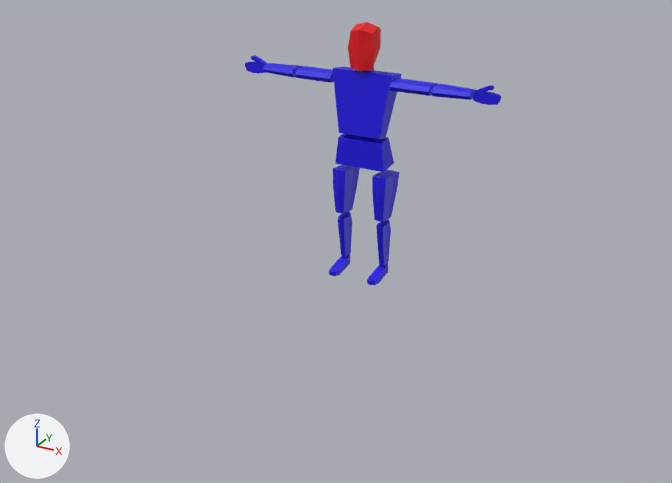
The Blender file BlockMan_section1.blend: old version first, new version second.
Camera for both pictures: a 50 mm camera at (14.8, -29.0, 8.8) aimed at (-0.3, -1.6, -4.9). The lights are fixed; the arrows at lower left show +X, +Y and +Z.

Script lines for the objects in view, before the commit:
```python
ob_cube_001 = bpy.data.objects.new('Cube.001', me_cube_002)
ob_cube_001.location = (0.0, 0.0, -1.81)
ob_cube_001.rotation_euler = (0.122, 0.0, 0.0)  # degrees (7, 0, 0)
ob_cube_001.scale = (1.0, 0.422, 0.517)
ob_cube_002 = bpy.data.objects.new('Cube.002', me_cube_003)
ob_cube_002.location = (0.82, 0.1, -3.49)
ob_cube_002.rotation_euler = (-0.11, 0.0, 0.0)  # degrees (-6.3, 0, 0)
ob_cube_002.scale = (0.197, 0.422, 0.85)
ob_cube_003 = bpy.data.objects.new('Cube.003', me_cube_004)
ob_cube_003.location = (0.82, 0.1, -5.39)
ob_cube_003.rotation_euler = (0.0896, 0.0, 0.0)  # degrees (5.1, 0, 0)
ob_cube_003.scale = (0.142, 0.304, 0.85)
ob_cube_004 = bpy.data.objects.new('Cube.004', me_cube_012)
ob_cube_004.location = (3.41, -0.01, 0.79)
ob_cube_004.rotation_euler = (0.0, 1.571, 0.0)  # degrees (0, 90, 0)
ob_cube_004.scale = (0.194, 0.416, 0.661)
ob_cube_005 = bpy.data.objects.new('Cube.005', me_cube_006)
ob_cube_005.location = (0.82, -0.12, -6.52)
ob_cube_005.scale = (0.0963, 0.569, -0.153)
ob_cube_006 = bpy.data.objects.new('Cube.006', me_cube_007)
ob_cube_006.location = (1.91, -0.01, 0.79)
ob_cube_006.rotation_euler = (0.0, 1.571, 0.0)  # degrees (0, 90, 0)
ob_cube_006.scale = (0.194, 0.416, 0.726)
ob_cube_008 = bpy.data.objects.new('Cube.008', me_cube_009)
ob_cube_008.location = (4.48, -0.01, 0.73)
ob_cube_008.rotation_euler = (0.0, 1.571, 0.0)  # degrees (0, 90, 0)
ob_cube_008.scale = (0.194, 0.0908, 0.351)
ob_cube_009 = bpy.data.objects.new('Cube.009', me_cube_010)
ob_cube_009.location = (0.0, 0.0, 1.97)
ob_cube_009.rotation_euler = (0.0, 0.0, 3.142)  # degrees (0, 0, 180)
ob_cube_009.scale = (0.423, 0.49, 0.728)
ob_torso = bpy.data.objects.new('Torso', me_cube_001)
ob_torso.location = (0.0, 0.0, -0.05)
ob_torso.rotation_euler = (-0.139, 0.0, 0.0)  # degrees (-8, 0, 0)
ob_torso.scale = (1.0, 0.423, 1.15)
```
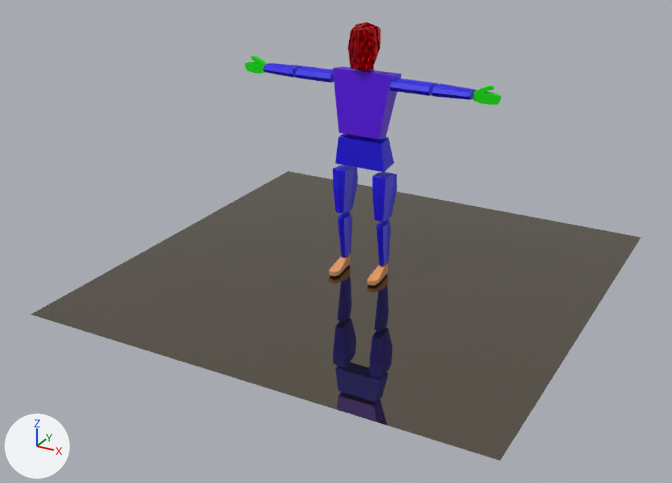
Changed parts and their boxes [x1, y1, x2, y2] in the pictures (672 x 483 px):
'Plane', added
    after: [31, 171, 641, 460]
'Torso', recoloured (blue to purple)
    both: [333, 67, 402, 139]
'Cube.002', recoloured
    both: [333, 167, 399, 222]
'Cube.009', surface changed
    both: [348, 22, 381, 71]
'Cube.003', recoloured
    both: [338, 212, 391, 266]
'Cube.008', recoloured (blue to green)
    both: [245, 55, 502, 105]
'Cube.005', recoloured (blue to orange)
    both: [329, 254, 388, 285]

The change, as a diff of the scene's bpy script:
```diff
--- a/BlockMan_section1.blend.py
+++ b/BlockMan_section1.blend.py
@@ mat_red @@
 mat_red = bpy.data.materials.new('Red')
-# nodes: BsdfPrincipled, OutputMaterial
+# nodes: BsdfPrincipled, Bump, OutputMaterial, TexNoise
 # colours: red #e70511
@@ mat_green @@
+mat_green = principled_material('green')
+mat_green.base_color = (0.00231, 0.8, 0.0)  # green #08e700
@@ mat_orange @@
+mat_orange = principled_material('orange')
+mat_orange.base_color = (0.801, 0.341, 0.119)  # orange #e79e61
@@ mat_purple @@
+mat_purple = principled_material('purple')
+mat_purple.base_color = (0.104, 0.0, 0.801)  # purple #5b00e7
@@ mat_grey @@
+mat_grey = principled_material('grey')
+mat_grey.base_color = (0.213, 0.183, 0.144)  # brown #7f776a
+mat_grey.metallic = 0.959
+mat_grey.roughness = 0.0
@@ me_cube_001 @@
 me_cube_001.from_pydata(...)  # 8 vertices, 5 faces; spans x 0.0..1.16, y -1.0..1.0, z -1.0..1.0
-me_cube_001.materials.append(mat_material)  # blue #1c08e7
+me_cube_001.materials.append(mat_purple)  # purple #5b00e7
@@ me_cube_006 @@
 me_cube_006.from_pydata(...)  # 24 vertices, 22 faces; spans x -2.19..2.19, y -1.47..1.0, z -1.53..1.0
-me_cube_006.materials.append(mat_material)  # blue #1c08e7
+me_cube_006.materials.append(mat_orange)  # orange #e79e61
@@ me_cube_009 @@
 me_cube_009.from_pydata(...)  # 36 vertices, 34 faces; spans x -2.24..1.0, y -1.0..1.0, z -1.0..1.63
-me_cube_009.materials.append(mat_material)  # blue #1c08e7
+me_cube_009.materials.append(mat_green)  # green #08e700
@@ me_plane @@
+me_plane.from_pydata([(-1.0, -1.0, 0.0), (1.0, -1.0, 0.0), (-1.0, 1.0, 0.0), (1.0, 1.0, 0.0)], [], [(0, 1, 3, 2)])
+me_plane.materials.append(mat_grey)  # brown #7f776a
@@ ob_plane @@
+ob_plane = bpy.data.objects.new('Plane', me_plane)
+ob_plane.location = (0.0, 0.0, -6.75)
+ob_plane.scale = (8.68, 8.68, 8.68)
```
